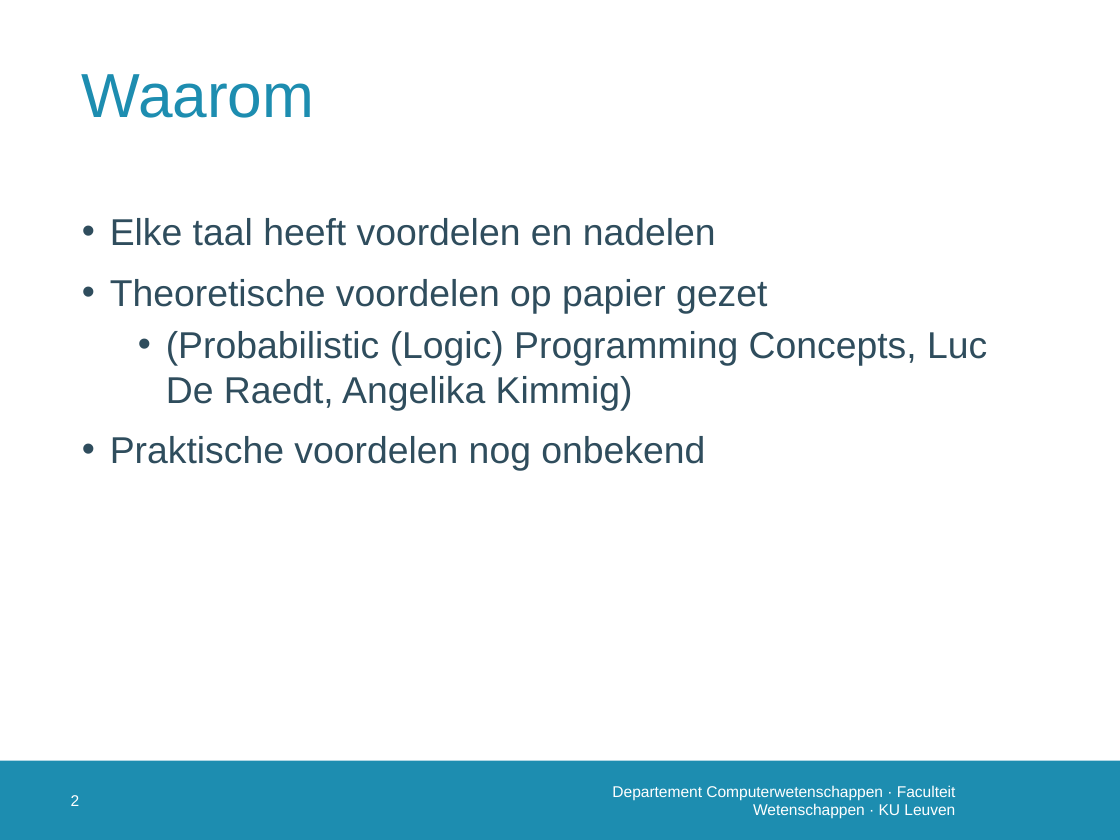
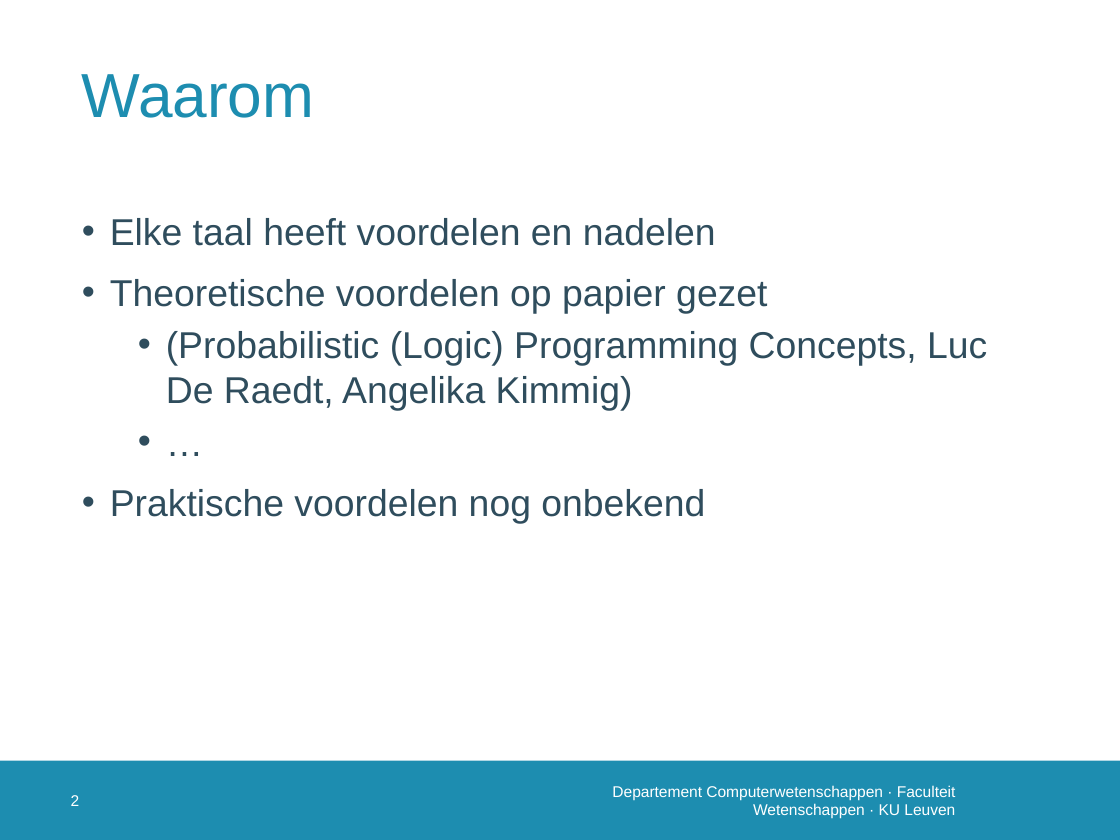
Before and after one commit to susverwimp/T208-Probabilistic-Programming-A-Case-Study, a slide deck: slide 3 of thesis/presentations/first/Probleemstellingv2.pptx. Drawn at 1120x840 pixels with LibreOffice and Linux fonts; fonts in the diff are those of the drawing; background and template pictures are left out. Boxes give left, top, right and bottom in pixels: in the first picture for what was removed or moved away, otherwise in the second. Text is boxed around its words. In the diff, an @@ line names an element or a change of style, - is before the commit and + after.

```diff
--- a/thesis/presentations/first/Probleemstellingv2.pptx
+++ b/thesis/presentations/first/Probleemstellingv2.pptx
@@ text at <box>110,218,987,524</box>: paragraph added @@
+  • …
```
Also in this commit, not shown: 5 other slides changed.
